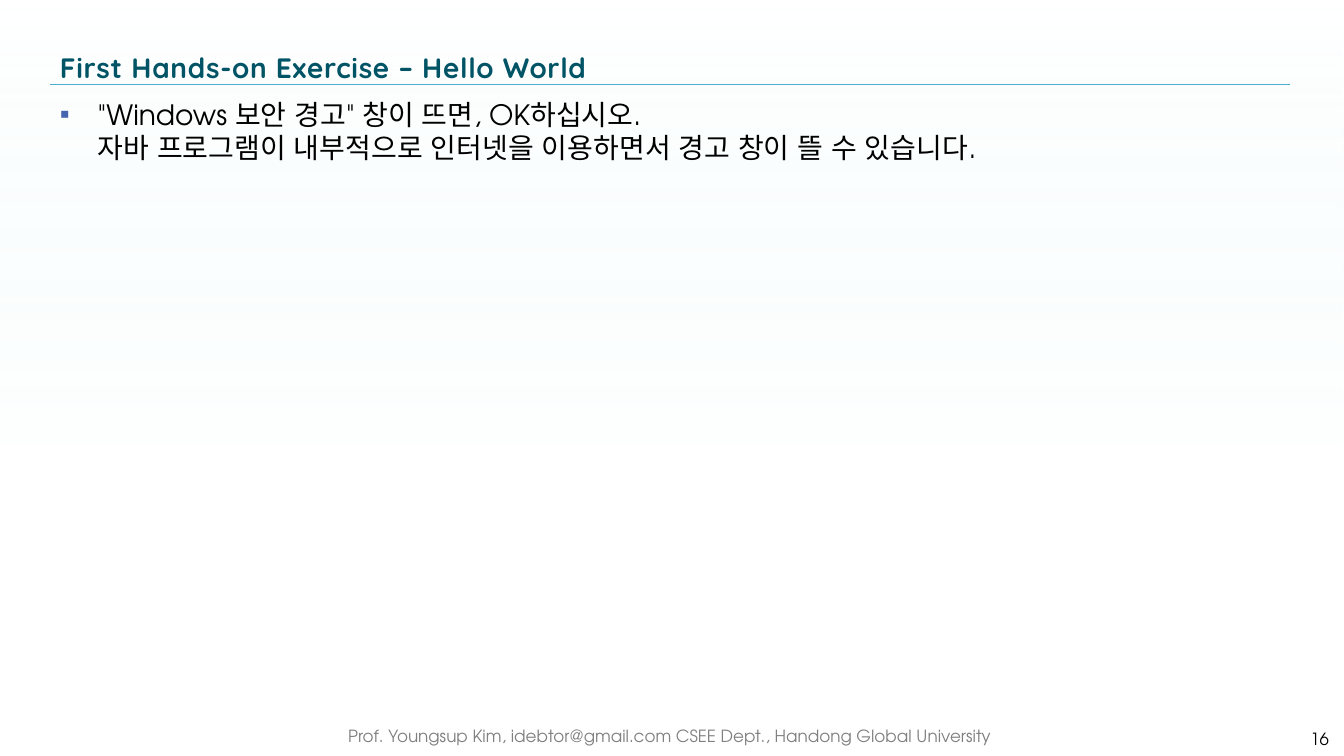
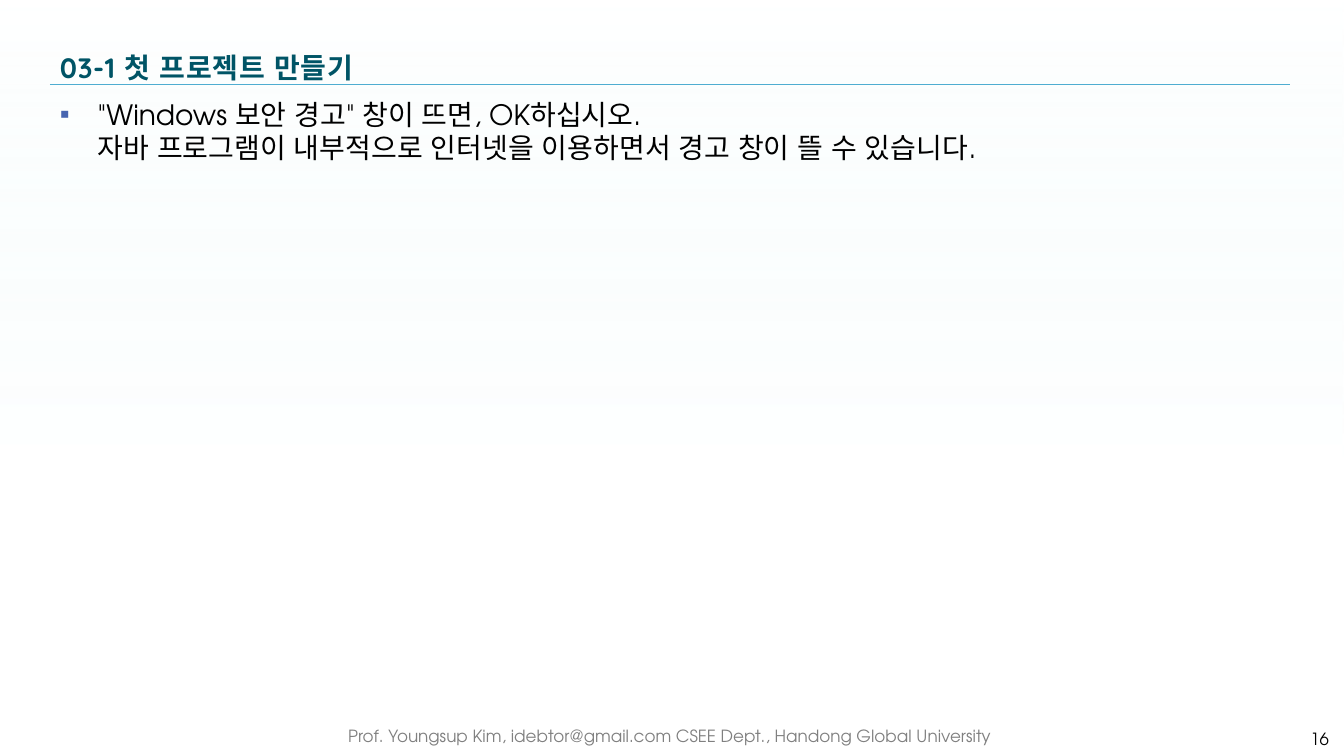
Before and after one commit to idebtor/KOICA-ML, a slide deck: slide 16 of ppt-pdf/template01.pptx. Drawn at 1344x756 pixels with LibreOffice and Linux fonts; fonts in the diff are those of the drawing; background and template pictures are left out. Boxes give left, top, right and bottom in pixels: in the first picture for what was removed or moved away, otherwise in the second. Text is boxed around its words. In the diff, an @@ line names an element or a change of style, - is before the commit and + after.

```diff
--- a/ppt-pdf/template01.pptx
+++ b/ppt-pdf/template01.pptx
@@ title at (60,54,353,85): text changed @@
-First Hands-on Exercise – Hello World
+03-1 첫 프로젝트 만들기
```
Also in this commit, not shown: 6 other slides changed, 12 slides added, 1 other file.
